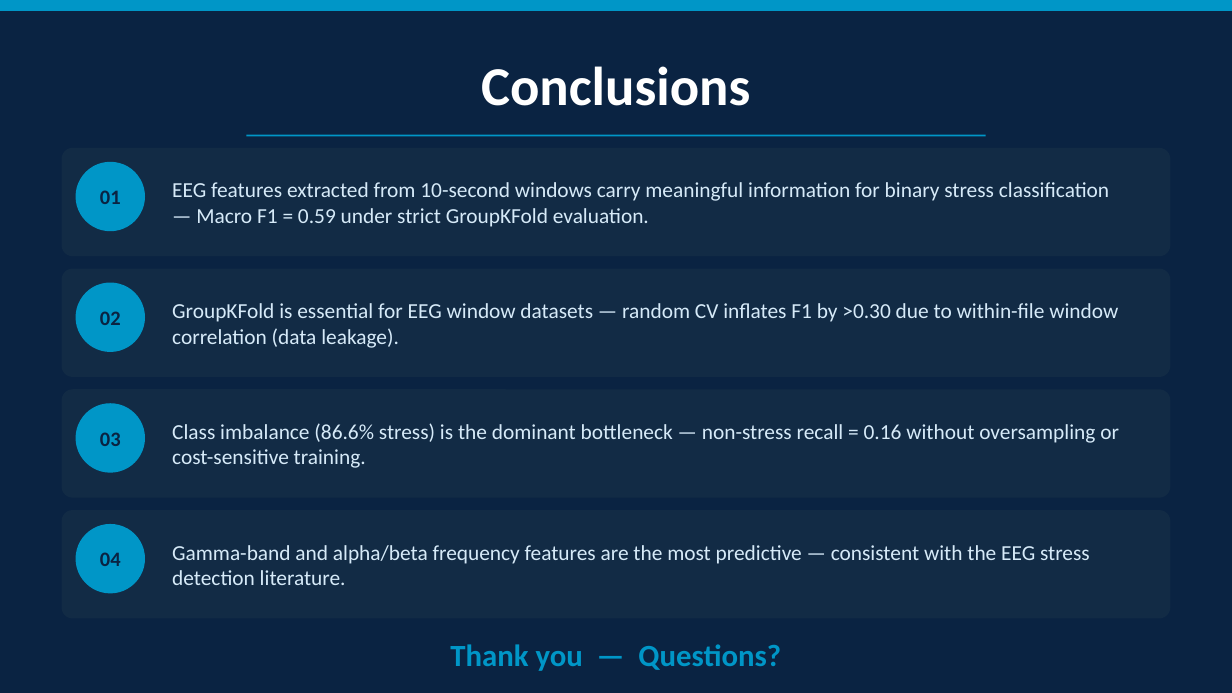
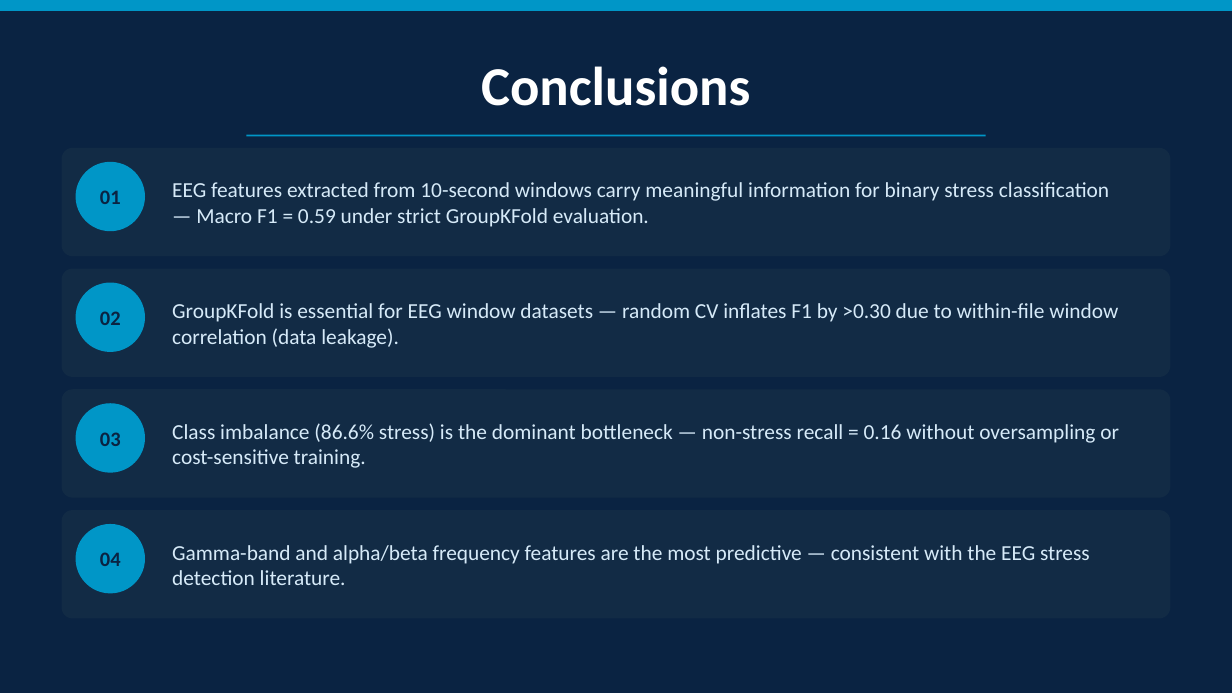
Before and after one commit to yoana-agafonova/eeg-based-mental-stress-detection-capstone-project, a slide deck: slide 16 of EEG_Stress_Detection_Presentation.pptx. Drawn at 1232x693 pixels with LibreOffice and Linux fonts; fonts in the diff are those of the drawing. Boxes give left, top, right and bottom in pixels: in the first picture for what was removed or moved away, otherwise in the second. Text is boxed around its words. In the diff, an @@ line names an element or a change of style, - is before the commit and + after.

```diff
--- a/EEG_Stress_Detection_Presentation.pptx
+++ b/EEG_Stress_Detection_Presentation.pptx
@@ text removed at [450,644,781,671] @@
-Thank you — Questions?
```
Also in this commit, not shown: 1 other slide changed.
